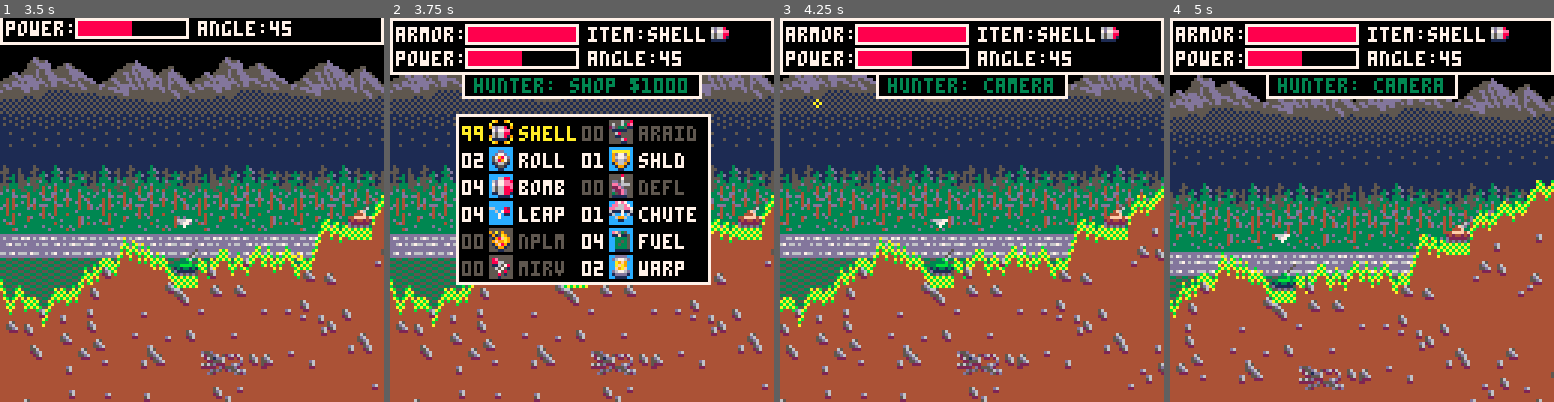
Above: before the commit, frames 1-4 (left to right).
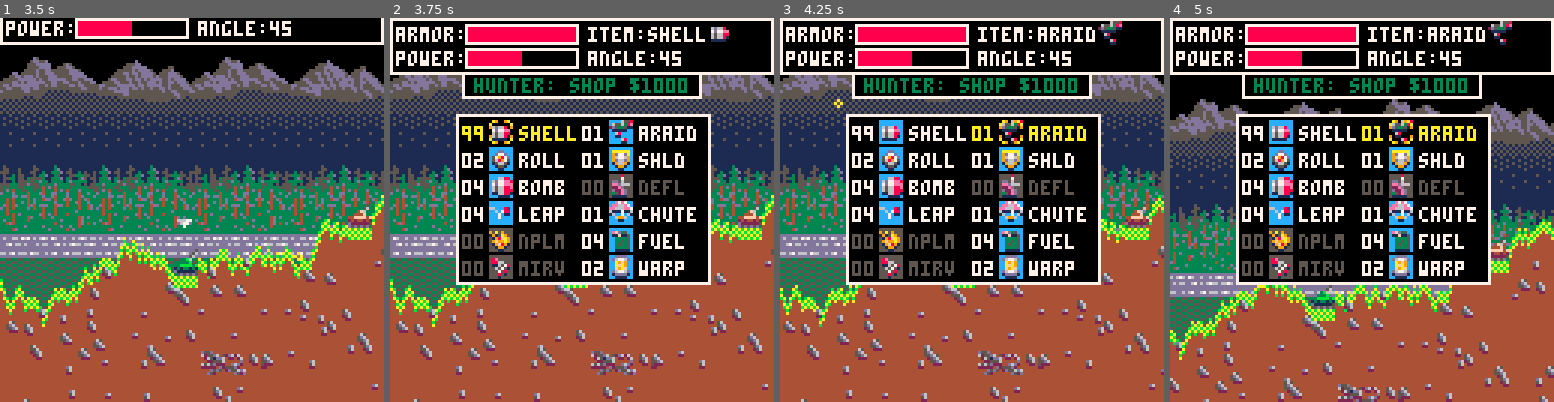
Above: after the commit, the same moments.

Repository: Alturos/LobLobLob
Game: PICO-8 cartridge tank.p8
Same seed, same stepped clock (60 frames per second), same inputs: the game is played once before the commit and once after it.
Inputs (mouse positions are in pixels of both pictures, inside the frame that each line leads up to):
- Up to frame 1 (3.5 s): tap X (X key) at 0.33, 1.07, 1.85, 2.97 s; click (280, 121) at 0.67 s; tap O (Z key) at 0.7, 1.7, 2.1, 2.5, 2.9, 3.3 s; click (46, 267) at 1.22 s; hold Right 1.6-2.1 s; click (107, 114) at 1.77 s; hold Up 2.15-2.42 s; click (172, 259) at 2.32 s; hold Right 2.47-3.03 s; click (234, 106) at 2.87 s; hold Left from 3.08 s (still down); click (295, 256) at 3.42 s
- Up to frame 2 (3.75 s): release Left at 3.58 s; hold Down from 3.63 s (still down); tap O (Z key) at 3.7 s
- Up to frame 3 (4.25 s): release Down at 3.97 s; click (841, 102) at 3.97 s; hold Right from 4.02 s (still down); tap X (X key) at 4.08 s; tap O (Z key) at 4.1 s
- Up to frame 4 (5 s): tap O (Z key) at 4.5, 4.9 s; click (1292, 248) at 4.52 s; release Right at 4.68 s; hold Up from 4.73 s (still down)

Frame 1 is identical in both runs. In frame 2, 0.7% of the frame differs, in the area x 50-80%, y 26-33%; in frame 3, 42%; in frame 4, 54%, in the area x 0-100%, y 0-100%.

Commit message:
Implement Air Raid Fix camera Fix tank move sound bug

Diff:
--- a/tank.p8
+++ b/tank.p8
@@ -61,7 +61,7 @@
  { ico=53, name="leap ", dmg=50, spalsh=25, size=6, mag=2, duration=.075, c=11, stock = 4, cost = 100 },
  { ico=49, name="nplm ", dmg=0, spalsh=25, c=9, cost = 250 },
  { ico=50, name="mirv ", dmg=25, spalsh=50, size=8, mag=2, duration=.095, c=15, cost = 750},
- { ico=40, name="araid", dmg=0, splash=75, size=10, mag=3, duration=.095, c=7, cost = 2000},
+ { ico=40, name="araid", dmg=0, splash=0, size=0, mag=0, duration=.095, c=7, stock = 1, cost = 2000},
  { ico=35, name="shld ", stock = 1, cost = 250 },
  { ico=48, name="defl ", cost = 500 },
  { ico=51, name="chute", stock = 1, cost = 50},
@@ -100,6 +100,16 @@
  mapseed=rndi(12)
  bullets={}
  blooms={}
+ plx=-64
+ ply=-16
+ plspeed=55
+ plflip=true
+ plalt=false
+ plactive=false
+ pltime=0
+ plopen=false
+ pltarget=128
+ plbtime=0
  initmap()
  for i=1,#tanks,1 do
   local t,x = tanks[i],(fieldwidth-24)/players*i
@@ -270,6 +280,10 @@
    b.vely += gravity * step
    b.px = b.x
    b.py = b.y
+  end
+  if(b.sub and b.id == 2) then
+   if(b.vely > 20) b.frame = 1
+   if(b.vely > 50) b.frame = 2
   end
   b.x += b.velx * step
   b.y += b.vely * step
@@ -338,6 +352,16 @@
   end
   if(hit) then
    del(bullets, b)
+   if(itm.name == "araid") then
+    plactive = true
+    plbtime = 0
+    pltarget = b.x
+    ply = min(b.y - 72, 24)
+    plflip = false
+    plx = fieldwidth
+    sfx(61,3)
+    if(b.x > 128) plflip = true plx = -32
+   end
    if(itm.name == "roll ") then
     addbomb(b.x,b.y,b.velx*.25,0,false,1)
    elseif(itm.name == "leap " and not b.split) then
@@ -415,6 +439,33 @@
  if(not camtarget and #blooms > 0) camtarget = blooms[#blooms]
 end
 
+function updateplane()
+ if(not plactive) return
+ camtarget = {x=plx, y=ply+40}
+ local velx = plspeed * step
+ if(not plflip) velx *= -1
+ plopen = false
+ plx += velx
+ pltime += 1
+ if((plflip and plx > fieldwidth + 32) or (plx < -32 and not plflip)) then
+  plactive = false
+  sfx(-2,3)
+ end
+ if(pltime > 2) plalt = not plalt pltime = 0
+ plnose,pltail = plx, plx+8
+ plbayx = pltail+5
+ if(plflip) plnose = plx + 24 pltail = plx plbayx = pltail+13
+
+ if((plflip and plx > pltarget-(3*plspeed) and plx < pltarget-plspeed)
+   or (not plflip and plx < pltarget+(2.5*plspeed) and plx < pltarget)) then
+  plopen = true
+  plbtime -= 1
+  local bsp = plspeed
+  if(not plflip) bsp *= -1
+  if(plbtime < 1) plbtime = 30 addbomb(plbayx + 2, ply + 16, bsp, 0, plflip, 2)
+ end
+end
+
 function updatemovecam()
   message="camera"
   camtarget = nil
@@ -458,7 +509,10 @@
  ct.x = mid(0, fieldwidth, ct.x + tx)
  calculate_grade(ct)
  if(flr(ct.x) != cx) ct.tracktgl = not ct.tracktgl
- if(btnp(4) or btnp(5)) nextstate = firing
+ if(btnp(4) or btnp(5)) then
+  nextstate = firing
+  sfx(-2,3)
+ end
 end
 
 function updateaim()
@@ -490,8 +544,11 @@
  camtarget = nil
  updatebullets()
  updateblooms(true)
- if(#bullets<1) then
+ updateplane()
+ if(#bullets<1 and not plactive) then
   nextstate = death
+  -- in case the plane is still doing a noise
+  sfx(-2,3)
   fallscalcd = false
   statetime = 100
  end
@@ -502,6 +559,7 @@
  camtarget = nil
  updatebullets()
  updateblooms(false)
+ updateplane()
  local deadcount = 0
  -- finish explosions before doing anything else.
  if(#blooms > 0) return
@@ -654,10 +712,11 @@
 
 function updatecamera()
  if(camtarget == nil) return
+ local cvel = camspeed * step
  focus = {x=camtarget.x-60, y=camtarget.y-64}
  camdiff = v_subtr(cam,focus)
- if(flr(v_len(camdiff.x, camdiff.y)+4) >= 1) then
-  cam = v_add(v_mult(v_normalized(camdiff), camspeed * step), cam)
+ if(flr(v_len(camdiff.x, camdiff.y)) >= cvel) then
+  cam = v_add(v_mult(v_normalized(camdiff), cvel), cam)
   cam.x = mid(cam.x, 0, fieldwidth-128)
   cam.y = mid(cam.y, -128, 0)
  end
@@ -742,6 +801,27 @@
   end
  end
  drawmap()
+ if(plactive) then
+  if(plalt) then
+   pal(15,13)
+   pal(12,13)
+   pal(11,7)
+   pal(10,6)
+  else
+   pal(15,6)
+   pal(11,13)
+   pal(12,7)
+   pal(10,13)
+  end
+  spr(36, plnose, ply+8, 1, 1, plflip)
+  spr(21, pltail, ply, 3, 2, plflip)
+  pal()
+  if(plopen) then
+   line(plbayx, ply+14, plbayx + 6, ply+14, 1)
+   line(plbayx, ply+14, plbayx, ply+16, 5)
+   line(plbayx+6, ply+14, plbayx+6, ply+16, 5)
+  end
+ end
  for b in all(bullets) do
   if(b.sub) then
    local itm=subitems[b.id]
@@ -987,7 +1067,6 @@
  elseif(itm.name == "shld ") then ct.shp = 8 ct.shield = true ct.deflector = false used = true
  elseif(itm.name == "defl ") then ct.shp = 4 ct.deflector = true ct.shield = false used = true
  elseif(itm.name == "fuel ") then  used = true st = move
- elseif(itm.name == "araid") then used = true
  elseif(itm.name == "warp ") then
   used = true
   ct.tpbls = addbloom(3, ct.x+4, ct.y+4, 6, 0)
@@ -1113,17 +1192,17 @@
 000e80000088e882cca9f9cc000000000000700000000000000000000000000005d61420001624000016100000000000000800000000000a09000000aa994210
 00e88e8808ee822dccafa9cc000000000000000000000000000000000000000055dd62200dd1100000dd60000000000900000000a000090000000000bbb33100
 e8eee28208282250ccf9afcc00000000000000000000d0000000055550000000055d142055dd0000005dd00000000000000000000000000000090000ccdd5100
-2828222588225d00cd6776dc00000000000000000000600005555213000000000000000055d000000055500000880900009900000000000000000000dd511000
-d222d5d0525d0000c1dddd1c005e8500000000000d007e5554442130000008800000000000000000000500000080090a09a0000009a0000000000080ee444210
-05d500000d000000cc1111cc00dd6d0000000000060fd8664442130022007e88000000000000000000000000000099000090900000000000000a0000fff94210
-cccccccccccccccccccccccccccccccc0000000007e5d832222130022220e7e8cccc6558000000000900008000008900a0900000800000090000009000033000
-cccccccccccddcccccc6688ccaaaaaac000000d6fd86d6442213555551118e7ec655638e0008080080000a08000880000a009008000000000000009003533530
-c6d668ccccd77dccc6d77ee8c9d77dac00d75d675d83d34211159988944188e72d5335110088e0000998e9900a08880000008800000900000000000035333353
-c7d77eecc57987dcc7d77eeec967769c0d6739393d5551111133338931122880c11111cc0889ae800a89ae00000000099008800000000000000000003535d353
+2828222588225d00cd6776dc00000000000000000000f00005555213000000000000000055d000000055500000880900009900000000000000000000dd511000
+d222d5d0525d0000c1dddd1c005e8500000000000d00ce5554442130000008800000000000000000000500000080090a09a0000009a0000000000080ee444210
+05d500000d000000cc1111cc00dd6d00000000000f0fd8664442130022007e88000000000000000000000000000099000090900000000000000a0000fff94210
+cccccccccccccccccccccccccccccccc000000000ce5b832222130022220e7e8cccc6558000000000900008000008900a0900000800000090000009000033000
+cccccccccccddcccccc6688ccaaaaaac000000d6fd86a6442213555551118e7ec655638e0008080080000a08000880000a009008000000000000009003533530
+c6d668ccccd77dccc6d77ee8c9d77dac00d75d675b83d34211159988944188e72d5335110088e0000998e9900a08880000008800000900000000000035333353
+c7d77eecc57987dcc7d77eeec967769c0d6739393a5551111133338931122880c11111cc0889ae800a89ae00000000099008800000000000000000003535d353
 c656688cc568975cc656688ec9d66d9c025393939d33d22222d3333332220000cc68cccc88a99e8e889a9a8e000009000000a000080000000000000035d5bd53
 c656681cc156651cc6566888c196691c56d22223333364444663332220000000cc11cccc28298a82289aa2820000d00000000000088800a0009008805db5bbd5
-c11111cccc1551ccc1166881cc1991cc00000002222251111152225000000000cccc68ccd22a2225da2922a500d00500a0d0d5d0008800000000000005050050
-ccccccccccc11cccccc1111cccc11ccc00000000000050000050550000000000cccc11cc05d5d5d005d5d5d0000d005005005d000d500050005dd05d05050050
+c11111cccc1551ccc1166881cc1991cc00000002222255555552225000000000cccc68ccd22a2225da2922a500d00500a0d0d5d0008800000000000005050050
+ccccccccccc11cccccc1111cccc11ccc00000000000000000000550000000000cccc11cc05d5d5d005d5d5d0000d005005005d000d500050005dd05d05050050
 cccc8ccccccccccccccccccccce7e7cccccccccccccccccc0a9009a056000d600003d000004004000000000000000000000000000000000000000000005dd500
 cccc7ccc9cac9cccc8eccccccee66e7ccefd35cccccccccca000000a5d6005605d0d300005404500000000000000000000000000000000000000000096969454
 cddc6ccc191ca9ccc8866cccee666ee7c11f115c66ccc82c900000092560022053033000045040400000000000000000000155000000000000000000979794d4
Not shown, changed: the music (__music__) section of tank.p8
Not shown, changed: the sound effects (__sfx__) section of tank.p8
